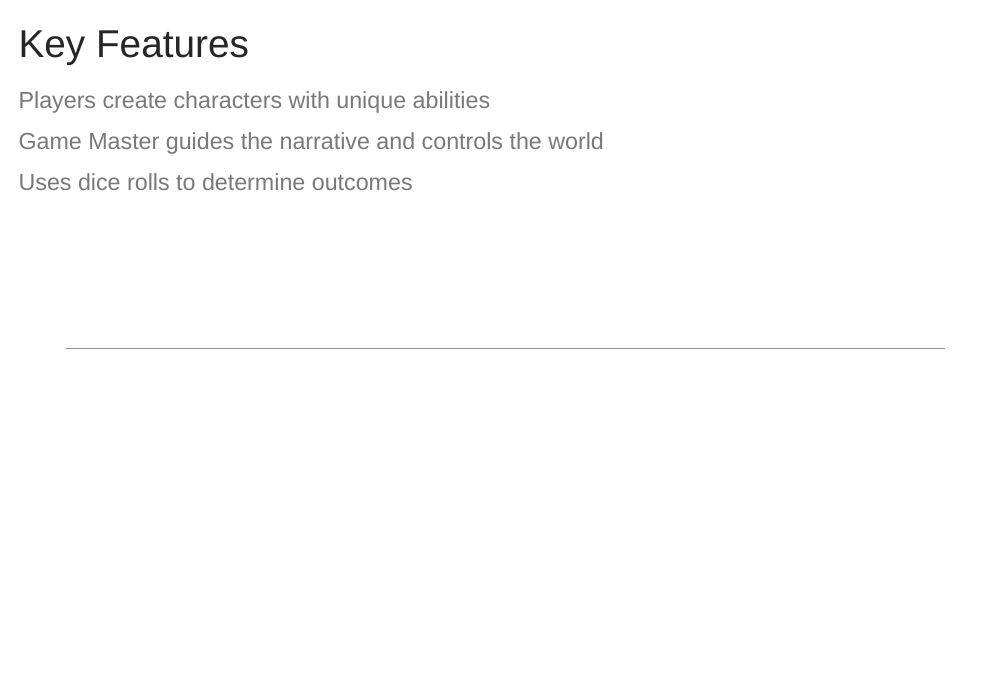
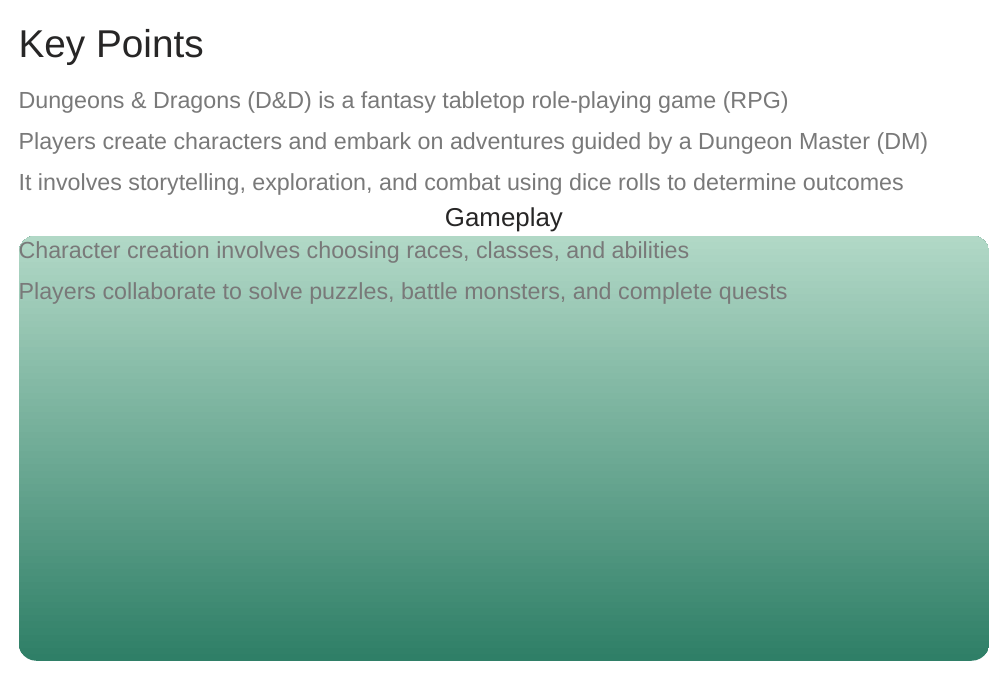
Before and after one commit to manu-sapiens/text2pptx, a slide deck: slide 3 of temp/test_output_option_5.pptx. Drawn at 1008x698 pixels with LibreOffice and Linux fonts; fonts in the diff are those of the drawing. Boxes give left, top, right and bottom in pixels: in the first picture for what was removed or moved away, otherwise in the second. Text is boxed around its words. In the diff, an @@ line names an element or a change of style, - is before the commit and + after.

```diff
--- a/temp/test_output_option_5.pptx
+++ b/temp/test_output_option_5.pptx
@@ title at box(19, 29, 204, 64): text changed @@
-Key Features
+Key Points
@@ text at box(19, 91, 929, 195): text changed @@
-Players create characters with unique abilities
-Game Master guides the narrative and controls the world
-Uses dice rolls to determine outcomes
+Dungeons & Dragons (D&D) is a fantasy tabletop role-playing game (RPG)
+Players create characters and embark on adventures guided by a Dungeon Master (DM)
+It involves storytelling, exploration, and combat using dice rolls to determine outcomes
@@ title added at box(445, 207, 563, 232), 20 pt, text #272626 @@
+Gameplay
@@ rounded rectangle added at box(19, 235, 989, 661), fill gradient #308066 to #B2D8C8 @@
@@ text added at box(19, 240, 788, 304), 18 pt, text #797979 @@
+Character creation involves choosing races, classes, and abilities
+Players collaborate to solve puzzles, battle monsters, and complete quests
```
Also in this commit, not shown: 5 other slides changed, 1 slide added, 3 slides removed, 7 other files.
